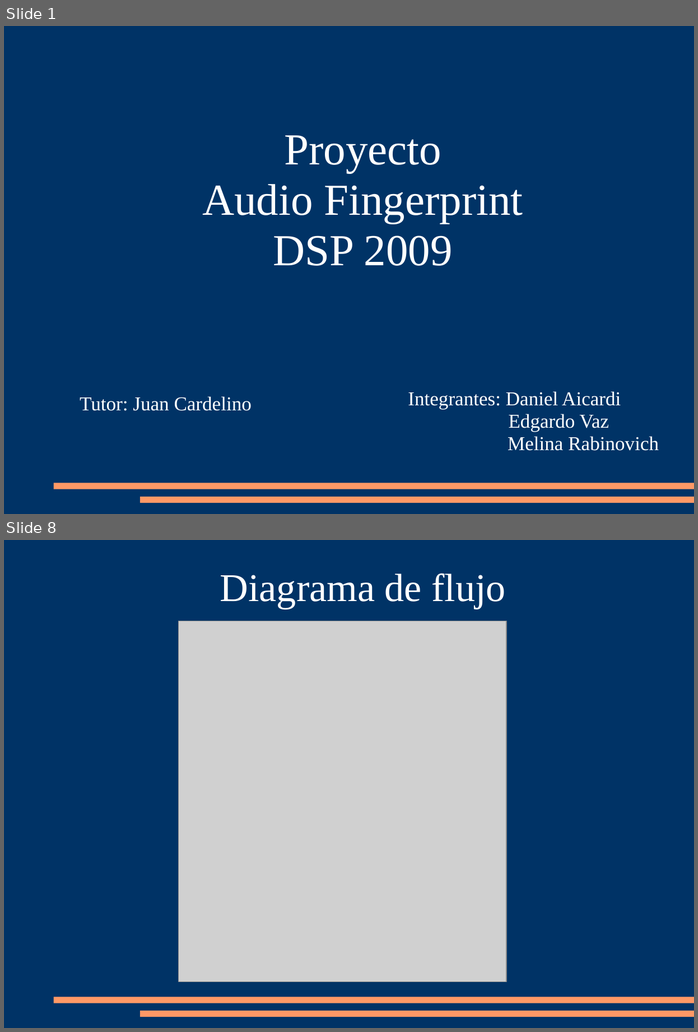
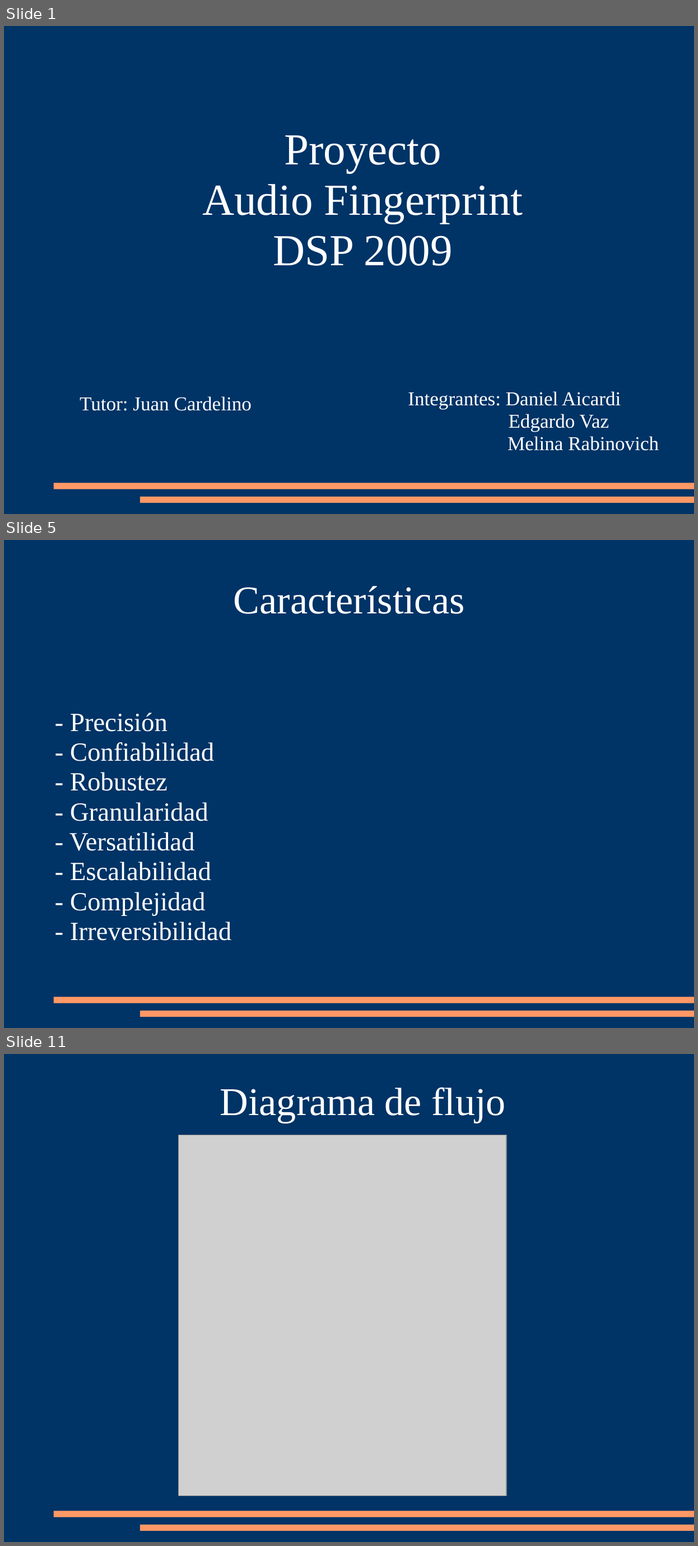
Before and after one commit to mrabinovichm/audio-fingerprint, a slide deck: Presentacion.ppt. Shown one above the other, each under a label of ours: slides 1 and 8 before the commit, slides 1, 5 and 11 after it; the slides between them are not shown. The pictures are 698x1032 and 698x1546 pixels, drawn with LibreOffice and Linux fonts; fonts in the diff are those of the drawing; grey boxes stand for pictures. Boxes give left, top, right and bottom in pixels: in the first picture for what was removed or moved away, otherwise in the second. Text is boxed around its words. In the diff, an @@ line names an element or a change of style, - is before the commit and + after.

```diff
--- a/Presentacion.ppt
+++ b/Presentacion.ppt
@@ slide 5 added at (x1=4, y1=540, x2=694, y2=1028), background #003366; not listed: 2 template elements that a slide beside it also shows @@
@@ title added at (x1=234, y1=586, x2=465, y2=614), 48 pt, text #FFFFFF @@
+Características
@@ subtitle added at (x1=70, y1=712, x2=231, y2=940), 32 pt, text #FFFFFF @@
+- Precisión
+- Confiabilidad
+- Robustez
+- Granularidad
+- Versatilidad
+- Escalabilidad
+- Complejidad
+- Irreversibilidad
@@ what was slide 8 is now slide 11 @@
```
Also in this commit, not shown: 9 slides changed, 3 other slides added.
